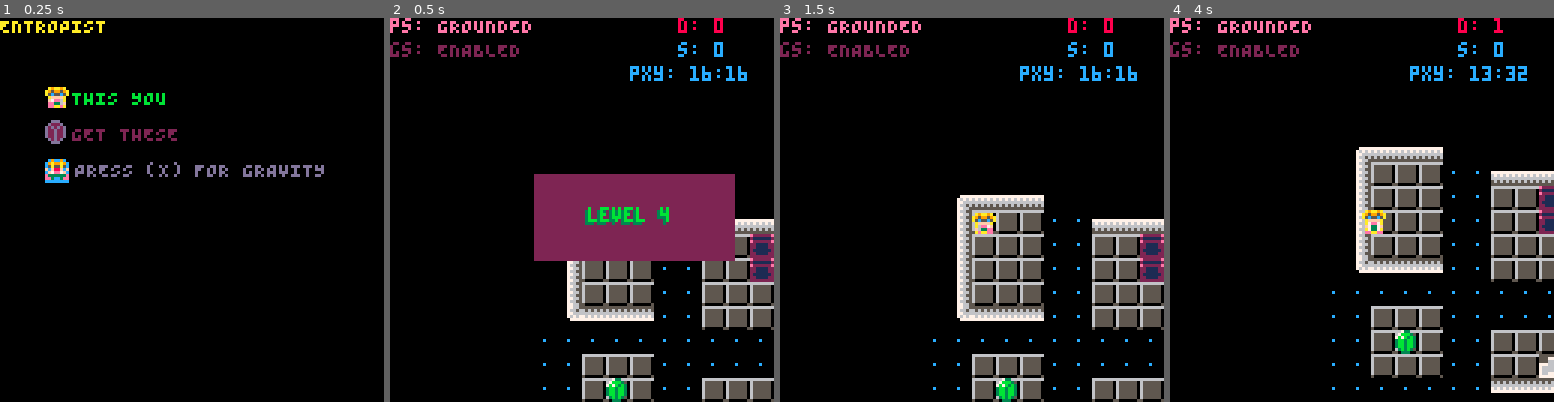
Above: before the commit, frames 1-4 (left to right).
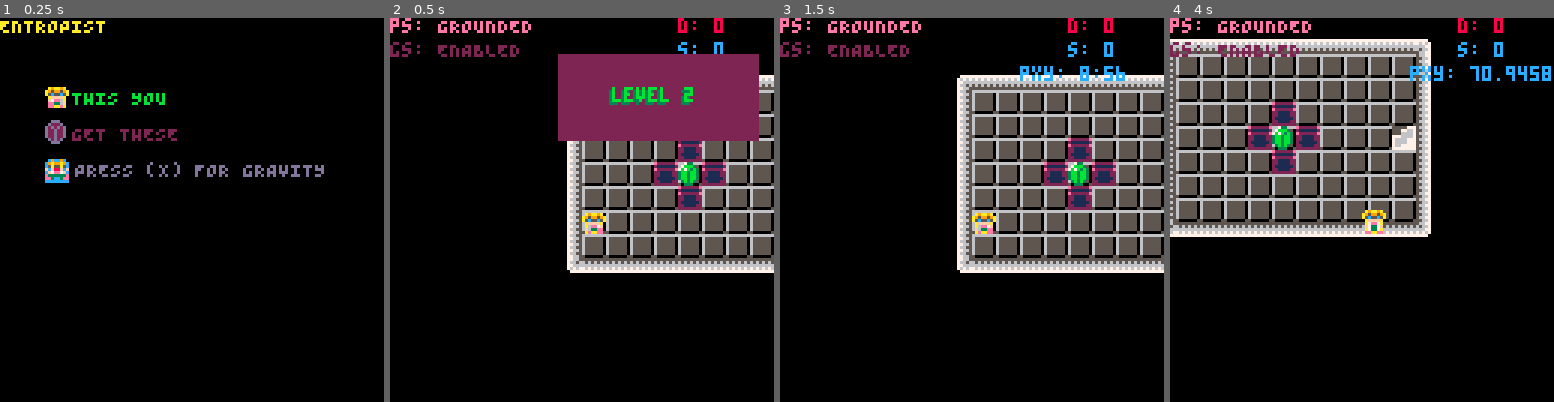
Above: after the commit, the same moments.

Repository: kitasuna/pico8-ttuor
Game: PICO-8 cartridge main.p8
The game is run twice, just before and just after one commit, with the same random seed, the same clock (stepped at 60 frames per second) and the same inputs.
Inputs:
- Up to frame 1 (0.25 s): no input
- Up to frame 2 (0.5 s): tap X (X key) at 0.33 s
- Up to frame 3 (1.5 s): tap O (Z key) at 0.7 s; tap X (X key) at 1.07 s
- Up to frame 4 (4 s): hold Right 1.6-2.1 s; tap O (Z key) every 0.4 s from 1.7 to 3.7 s; tap X (X key) at 1.85, 2.97 s; hold Up 2.15-2.42 s; hold Right 2.47-3.03 s; hold Left 3.08-3.58 s; hold Down 3.63-3.97 s

Frame 1 is identical in both runs. In frame 2, 39% of the frame differs, in the area x 37-100%, y 9-100%; in frame 3, 29%; in frame 4, 41%, in the area x 0-100%, y 0-98%.

Commit message:
Nicer block holding / rotation

Diff:
--- a/entity.lua
+++ b/entity.lua
@@ -66,7 +66,19 @@
         if (payload.input_mask & (1 << BTN_O)) == 0 then
           -- unhand that item!
           ent.state = ENT_STATE_NORMAL
+          ent.pos_x = ent.future_x
+          ent.pos_y = ent.future_y
         end
+      end
+    end
+  end
+
+  ent_man.handle_player_holds = function(payload)
+    for k, ent in pairs(ent_man.ents) do
+      if ent.state == ENT_STATE_HELD then
+        ent.pos_x = payload.x
+        ent.pos_y = payload.y
+        break
       end
     end
   end
@@ -75,32 +87,9 @@
   ent_man.handle_player_rotation = function(payload)
     for k, ent in pairs(ent_man.ents) do
       if ent.state == ENT_STATE_HELD then
-        -- Get coords relative to event coords (payload.pos_x/pos_y)
-        local rot_type = payload.rotation
-        local rel_x = flr(get_center_x(ent) - payload.pos_x)
-        -- y coords are flipped since we're basically working in 4th quadrant
-        -- in our base coord system
-        local rel_y = flr(get_center_y(ent) - payload.pos_y)
-        if rot_type == "ROTATION_90_LEFT" then
-          ent.pos_x = payload.pos_x - (-rel_y) - (ent.size_x \ 2)
-          ent.pos_y = payload.pos_y - rel_x - (ent.size_y \ 2)
-        elseif rot_type == "ROTATION_90_RIGHT" then
-          ent.pos_x = payload.pos_x + (-rel_y) - (ent.size_x \ 2)
-          ent.pos_y = payload.pos_y + rel_x - (ent.size_y \ 2)
-        elseif rot_type == "ROTATION_180_RIGHT" then
-          ent.pos_x = payload.pos_x - rel_x - (ent.size_x \ 2)
-          ent.pos_y = ent.pos_y
-        elseif rot_type == "ROTATION_180_LEFT" then
-          ent.pos_x = payload.pos_x - rel_x - (ent.size_x \2)-- - ent.size_x
-          ent.pos_y = ent.pos_y
-        elseif rot_type == "ROTATION_180_UP" then
-          ent.pos_x = ent.pos_x
-          ent.pos_y = payload.pos_y - rel_y - (ent.size_y \ 2)
-        elseif rot_type == "ROTATION_180_DOWN" then
-          ent.pos_x = ent.pos_x
-          ent.pos_y = payload.pos_y - rel_y - (ent.size_y \ 2)
-        end
-
+        ent.future_x = payload.pos_x
+        ent.future_y = payload.pos_y
+        printh("Rot to: "..payload.pos_x..":"..payload.pos_y)
         -- we only need to do this for one ent, so return
         return
       end
@@ -174,9 +163,17 @@
   tmp.frame_half_step = 0
   tmp.frame_offset = 1
   tmp.feels_grav = true
+  tmp.future_x = 0
+  tmp.future_y = 0
 
   tmp.update = ent_update(tmp)
-  tmp.draw = ent_draw(tmp)
+  tmp.draw = function()
+    if tmp.state == ENT_STATE_HELD then
+      spr(44, tmp.pos_x, tmp.pos_y-2)
+      return
+    end
+    ent_draw(tmp)()
+  end
   return tmp
 end
 
@@ -267,18 +264,6 @@
     local next_map_tile_x = mget(next_map_x, curr_map_y)
     if fget(next_map_tile_x) & tmp.can_travel == 0 then
       tmp.vel_x = 0
-      if tmp.vel_y != 0 then
-        tmp.vel_y = tmp.vel_y / 3
-        add(timers, {
-          ttl = 40,
-          f = function() end,
-          cleanup = function()
-            tmp.vel_y = 0
-            tmp.tgt_x = nil
-            tmp.tgt_y = nil
-          end
-        })
-        end
     else
       tmp.pos_x += tmp.vel_x
     end
@@ -286,18 +271,6 @@
     local next_map_tile_y = mget(curr_map_x, next_map_y)
     if fget(next_map_tile_y) & tmp.can_travel == 0 then
       tmp.vel_y = 0
-      if tmp.vel_x != 0 then
-        tmp.vel_x = tmp.vel_x / 3
-        add(timers, {
-          ttl = 40,
-          f = function() end,
-          cleanup = function()
-            tmp.vel_x = 0
-            tmp.tgt_x = nil
-            tmp.tgt_y = nil
-          end
-        })
-      end
     else
       tmp.pos_y += tmp.vel_y
     end
@@ -312,8 +285,8 @@
         tmp.tgt_x = nil
         tmp.tgt_y = nil
         tmp.state = ENT_STATE_HELD
-        qm.ae("ENTITY_REACHES_TARGET", {})
-      end
-    end
-  end
-end
+        qm.ae("ENTITY_REACHES_TARGET", {ent=tmp})
+      end
+    end
+  end
+end
--- a/main.p8
+++ b/main.p8
@@ -195,12 +195,12 @@
     "PROJ_EXPIRATION",
     "GBEAM_REMOVED",
     "ENTITY_REACHES_TARGET",
-    "ENTITY_REACHES_TARGET",
     "PLAYER_ROTATION",
     "PLAYER_ITEM_COLLISION",
     "LEVEL_INIT",
     "PLAYER_GOAL",
     "PLAYER_CANCEL_FLOAT",
+    "PLAYER_HOLDS",
   })
   gm = {}
   gm.handle_player_death = function(payload)
@@ -239,6 +239,7 @@
   qm.as("PLAYER_ROTATION", ent_man.handle_player_rotation)
   qm.as("PLAYER_ITEM_COLLISION", ent_man.handle_player_item_collision)
   qm.as("LEVEL_INIT", ent_man.handle_level_init)
+  qm.as("PLAYER_HOLDS", ent_man.handle_player_holds)
 
   -- Create gravity manager
   grav_man = new_gravity_manager()
@@ -263,7 +264,7 @@
   -- Load levels
   levels = get_levels()
 
-  level_index = 4
+  level_index = 2
 
   -- Set up timers table for later...
   timers = {}
@@ -357,11 +358,11 @@
 ee3cc3eeee3aa3eeee3aa3ee00000000000000000000000000000000000000000000000076677777000000000000000003b3b3000d0d020d078787000d2d2d00
 ccccccccacacacaccacacaca0000000000000000000000000000000000000000000000007777777700000000000000000033300000000d000077700000ddd000
 00ddd00000ddd00000ddd00000ddd000000000000000e000000e000000777700007777000077770000e7e700e222222e00000000000000000000000000000000
-0d222d000d222d000d222d000d222d000000000007777e700777e770072e227007e222700e222270072e22702111111200000000000000000000000000000000
-d2d2d2d0d2d2d2d0d2d2d2d0d2d2d2d0000000007211e127721e1127e2e11127721e1127e711117007e1117ee222222e00000000000000000000000000000000
-d22d22d0d22d22d0d22d22d0d22d22d00000000072111e27721e1e277e11112772e111e70e111e700e1111702211112200000000000000000000000000000000
-d22d22d0d22d22d0d22d22d0d22d22d000000000721e112772111e27721111277e111e2e0e11e1e007e11e7e2211112200000000000000000000000000000000
-d22d22d0d22d22d0d22d22d0d22d22d00000000072e111277211e1277211e1eee2111e2707e1117e071e11e02111111200000000000000000000000000000000
+0d222d000d222d000d222d000d222d000000000007777e700777e770072e227007e222700e222270072e22702111111200e22e00000000000000000000000000
+d2d2d2d0d2d2d2d0d2d2d2d0d2d2d2d0000000007211e127721e1127e2e11127721e1127e711117007e1117ee222222e00211200000000000000000000000000
+d22d22d0d22d22d0d22d22d0d22d22d00000000072111e27721e1e277e11112772e111e70e111e700e1111702211112200e22e00000000000000000000000000
+d22d22d0d22d22d0d22d22d0d22d22d000000000721e112772111e27721111277e111e2e0e11e1e007e11e7e2211112200211200000000000000000000000000
+d22d22d0d22d22d0d22d22d0d22d22d00000000072e111277211e1277211e1eee2111e2707e1117e071e11e02111111200222200000000000000000000000000
 0d2d2d000d2d2d000d2d2d000d2d2d0000000000077e77700777e770072e2e70072222e00e2222e007222e702211112200000000000000000000000000000000
 00ddd00000ddd00000ddd00000ddd0000000000000e000000000e0000077e7000077770e00e7770e0077e7002222222200000000000000000000000000000000
 00076655000077770000000000000000000000000000000000000000000000000000000000000000000000000000000000000000000000000000000000000000
--- a/player.lua
+++ b/player.lua
@@ -119,29 +119,35 @@
         return
       end
 
-      local new_facing = player.facing
       if payload.input_mask & (1 << BTN_U) > 0 then
-        new_facing = DIRECTION_UP
+        player.facing = DIRECTION_UP
       end
 
       if payload.input_mask & (1 << BTN_D) > 0 then
-        new_facing = DIRECTION_DOWN
+        player.facing = DIRECTION_DOWN
       end
 
       if payload.input_mask & (1 << BTN_L) > 0 then
-        new_facing = DIRECTION_LEFT
+        player.facing = DIRECTION_LEFT
       end
 
       if payload.input_mask & (1 << BTN_R) > 0 then
-        new_facing = DIRECTION_RIGHT
-      end
-
-      local rotation = resolve_rotation(player.facing, new_facing)
-      if rotation != "ROTATION_0" then
-        -- event
-        qm.ae("PLAYER_ROTATION", {rotation=rotation, pos_x=get_center_x(player), pos_y=get_center_y(player)})
-      end
-      player.facing = new_facing
+        player.facing = DIRECTION_RIGHT
+      end
+
+      local new_x = player.pos_x
+      local new_y = player.pos_y
+      if player.facing == DIRECTION_UP then
+        new_y -= 8
+      elseif player.facing == DIRECTION_DOWN then
+        new_y +=8
+      elseif player.facing == DIRECTION_LEFT then
+        new_x -= 8
+      elseif player.facing == DIRECTION_RIGHT then
+        new_x += 8
+      end
+      qm.ae("PLAYER_ROTATION", {pos_x=new_x, pos_y=new_y})
+      -- end
       return
     end
 
@@ -238,6 +244,12 @@
   end
 
   player.update = function(ent_man, level)
+    local center_x = get_center_x(player)
+    local center_y = get_center_y(player)
+    if player.state == PLAYER_STATE_HOLDING then
+      qm.ae("PLAYER_HOLDS", {x=player.pos_x,y=player.pos_y})
+      return
+    end
 
     local approx_vel_x = player.vel_x
     if approx_vel_x < 0 then
@@ -251,14 +263,15 @@
     elseif approx_vel_y > 0 then
       approx_vel_y = ceil(approx_vel_y)
     end
-    local player_next_x = get_center_x(player) + approx_vel_x -- + (player.facing != 3 and 5 or 1)
-    local player_next_y = get_center_y(player) + approx_vel_y -- + (player.facing == 2 and 7 or 0)
-    local curr_map_x = (get_center_x(player) \ 8) + level.start_tile_x
+    local player_next_x = center_x + approx_vel_x -- + (player.facing != 3 and 5 or 1)
+    local player_next_y = center_y + approx_vel_y -- + (player.facing == 2 and 7 or 0)
+    local curr_map_x = (center_x \ 8) + level.start_tile_x
     local next_map_x = (player_next_x \ 8) + level.start_tile_x
-    local curr_map_y = (get_center_y(player) \ 8) + level.start_tile_y
+    local curr_map_y = (center_y \ 8) + level.start_tile_y
     local next_map_y = (player_next_y \ 8) + level.start_tile_y
     local can_move_x = true
     local can_move_y = true
+
 
     if player.state == PLAYER_STATE_DEAD_FALLING then
       if player.frame_offset < 3 then
@@ -330,8 +343,8 @@
         0, -- sprite num, doesn't matter
         ent.pos_x,
         ent.pos_y,
-        ent.size_x - 1, -- cheat with smaller size for ents
-        ent.size_y - 1
+        ent.size_x,
+        ent.size_y
       )
         if collides(player_at_next, cheat_ent) then
           can_move_x = false
@@ -384,38 +397,6 @@
     player.can_travel = (1 << FLAG_FLOOR) | (1 << FLAG_GAP)
 end
 
--- Given two facings, decide how much rotation we just did
-function resolve_rotation(start_facing, end_facing)
-  if start_facing == end_facing then
-    return "ROTATION_0"
-  elseif start_facing == DIRECTION_UP and end_facing == DIRECTION_DOWN then
-    return "ROTATION_180_DOWN"
-  elseif start_facing == DIRECTION_UP and end_facing == DIRECTION_LEFT then
-    return "ROTATION_90_LEFT"
-  elseif start_facing == DIRECTION_UP and end_facing == DIRECTION_RIGHT then
-    return "ROTATION_90_RIGHT"
-  elseif start_facing == DIRECTION_DOWN and end_facing == DIRECTION_UP then
-    return "ROTATION_180_UP"
-  elseif start_facing == DIRECTION_DOWN and end_facing == DIRECTION_RIGHT then
-    return "ROTATION_90_LEFT"
-  elseif start_facing == DIRECTION_DOWN and end_facing == DIRECTION_LEFT then
-    return "ROTATION_90_RIGHT"
-  elseif start_facing == DIRECTION_LEFT and end_facing == DIRECTION_RIGHT then
-    return "ROTATION_180_RIGHT"
-  elseif start_facing == DIRECTION_LEFT and end_facing == DIRECTION_DOWN then
-    return "ROTATION_90_LEFT"
-  elseif start_facing == DIRECTION_LEFT and end_facing == DIRECTION_UP then
-    return "ROTATION_90_RIGHT"
-  elseif start_facing == DIRECTION_RIGHT and end_facing == DIRECTION_UP then
-    return "ROTATION_90_LEFT"
-  elseif start_facing == DIRECTION_RIGHT and end_facing == DIRECTION_DOWN then
-    return "ROTATION_90_RIGHT"
-  elseif start_facing == DIRECTION_RIGHT and end_facing == DIRECTION_LEFT then
-    return "ROTATION_180_LEFT"
-  end
-  return "ROTATION_UNKNOWN"
-end
-
 function get_center_x(sprite)
     return flr(sprite.pos_x + (sprite.size_x \ 2))
 end
